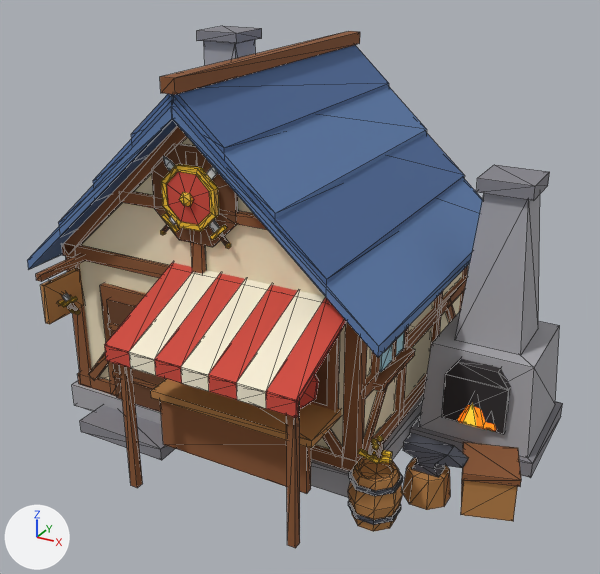
Two versions of the glTF model packages/client/public/models/weapon-shop.glb, one commit apart.
Rendered twice from a 50 mm lens placed at (5.62, -10.55, 7.45), pointed at (0.01, -0.36, 2.35). The lights are fixed; the arrows at lower left show +X, +Y and +Z. The older version comes first. Mesh edges are drawn as thin lines. Vertices at exactly the same position are counted once.

The first picture shows 'WeaponShop'.
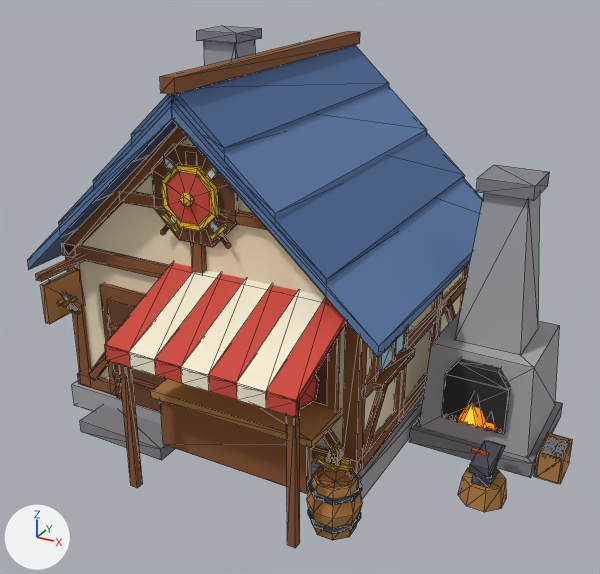
The newer file is also turned or shifted as a whole; pictures and numbers use the older file's frame.

Changed parts and their boxes [x1, y1, x2, y2] in the pictures (600 x 574 px; the box of a moved part takes in the faces that stretch with it):
'WeaponShop', reshaped
    before: [27, 26, 563, 548]
    after: [27, 26, 573, 548]
part 1 of me_weaponshopmesh, moved or reshaped
    before: [374, 448, 382, 459]
    after: [332, 456, 341, 467]
part 2 of me_weaponshopmesh, moved or reshaped
    before: [367, 442, 374, 456]
    after: [326, 451, 332, 463]
part 3 of me_weaponshopmesh, moved or reshaped
    before: [378, 440, 383, 452]
    after: [336, 449, 342, 460]
part 4 of me_weaponshopmesh, moved or reshaped
    before: [370, 455, 392, 463]
    after: [331, 462, 350, 472]
part 5 of me_weaponshopmesh, moved or reshaped
    before: [373, 443, 379, 450]
    after: [331, 451, 337, 458]
part 6 of me_weaponshopmesh, moved or reshaped
    before: [358, 448, 379, 464]
    after: [316, 456, 338, 472]
part 7 of me_weaponshopmesh, moved or reshaped
    before: [371, 439, 377, 444]
    after: [329, 447, 336, 452]
part 8 of me_weaponshopmesh, moved or reshaped
    before: [372, 450, 392, 457]
    after: [331, 458, 351, 465]
part 9 of me_weaponshopmesh, moved or reshaped
    before: [377, 436, 383, 442]
    after: [335, 443, 342, 450]
part 10 of me_weaponshopmesh, added (orange)
    after: [458, 468, 507, 512]
part 11 of me_weaponshopmesh, moved or reshaped
    before: [348, 457, 403, 532]
    after: [307, 465, 363, 541]
part 12 of me_weaponshopmesh, moved or reshaped
    before: [403, 433, 468, 478]
    after: [469, 441, 505, 488]
part 13 of me_weaponshopmesh, moved or reshaped
    before: [348, 501, 401, 525]
    after: [308, 509, 361, 534]
part 14 of me_weaponshopmesh, moved or reshaped
    before: [349, 469, 403, 496]
    after: [308, 473, 362, 505]
part 15 of me_weaponshopmesh, added
    after: [471, 448, 489, 456]
part 16 of me_weaponshopmesh, deleted (orange)
    before: [402, 458, 450, 510]
part 17 of me_weaponshopmesh, deleted (orange)
    before: [461, 480, 518, 521]
part 18 of me_weaponshopmesh, deleted (brown)
    before: [462, 442, 521, 487]
part 19 of me_weaponshopmesh, added
    after: [445, 416, 573, 484]

What changed in the scene script:
```text
Change me_weaponshopmesh:
    remove me_weaponshopmesh.from_pydata(...)  # 1366 vertices, 2182 faces; spans x -3.81..3.81, y -3.22..3.22, z 0.0..5.81
    add me_weaponshopmesh.from_pydata(...)  # 1578 vertices, 2550 faces; spans x -3.81..4.15, y -3.22..3.22, z 0.0..5.81
    me_weaponshopmesh part 1: the loose piece of 8 vertices spanning x 2.08..2.17, y -2.14..-2.04, z 1.0..1.22 is moved by (-0.4, -0.42, 0.0)
    me_weaponshopmesh part 2: the loose piece of 8 vertices spanning x 1.98..2.07, y -2.1..-2.01, z 1.01..1.22 is moved by (-0.4, -0.42, 0.0)
    me_weaponshopmesh part 3: the loose piece of 8 vertices spanning x 2.06..2.13, y -1.97..-1.91, z 1.02..1.22 is moved by (-0.4, -0.42, 0.0)
    me_weaponshopmesh part 4: the loose piece of 8 vertices spanning x 2.0..2.31, y -2.1..-2.01, z 0.93..1.07 is moved by (-0.4, -0.42, 0.0)
    me_weaponshopmesh part 5: the loose piece of 12 vertices spanning x 2.06..2.14, y -2.15..-2.07, z 1.16..1.25 is moved by (-0.4, -0.42, 0.0)
    me_weaponshopmesh part 6: the loose piece of 8 vertices spanning x 1.84..2.15, y -2.12..-2.03, z 0.93..1.06 is moved by (-0.4, -0.42, 0.0)
    me_weaponshopmesh part 7: the loose piece of 12 vertices spanning x 2.0..2.08, y -2.07..-1.99, z 1.17..1.25 is moved by (-0.4, -0.42, 0.0)
    me_weaponshopmesh part 8: the loose piece of 8 vertices spanning x 1.95..2.25, y -1.96..-1.9, z 0.96..1.04 is moved by (-0.4, -0.42, 0.0)
    me_weaponshopmesh part 9: the loose piece of 12 vertices spanning x 2.05..2.12, y -1.99..-1.91, z 1.18..1.26 is moved by (-0.4, -0.42, 0.0)
    me_weaponshopmesh part 10: a new loose piece, an 8-sided cut cone along z (radius 0.34 at the low end, 0.3 at the high end) spanning x 2.93..3.56, y -1.2..-0.57, z 0.0..0.32, in mat_wood (orange #b98045)
    me_weaponshopmesh part 11: the loose piece of 42 vertices spanning x 1.74..2.43, y -2.37..-1.69, z 0.0..0.8 is moved by (-0.4, -0.42, 0.0)
    me_weaponshopmesh part 12: the loose piece of 20 vertices spanning x 2.2..3.06, y -1.36..-1.1, z 0.45..0.85 is turned 90 degrees about the z axis through its middle, then moved by (0.62, 0.43, -0.13)
    me_weaponshopmesh part 13: the loose piece of 32 vertices spanning x 1.75..2.42, y -2.36..-1.69, z 0.16..0.23 is moved by (-0.4, -0.42, 0.0)
    me_weaponshopmesh part 14: the loose piece of 32 vertices spanning x 1.75..2.42, y -2.36..-1.69, z 0.62..0.69 is moved by (-0.4, -0.42, 0.0)
    me_weaponshopmesh part 15: a new loose piece, a box spanning x 3.036..3.276, y -0.929..-0.884, z 0.72..0.75, in mat_hotiron (orange #e0602a)
    me_weaponshopmesh part 16: the loose piece of 18 vertices spanning x 2.22..2.85, y -1.54..-0.91, z 0.0..0.45 is deleted
    me_weaponshopmesh part 17: the loose piece of 8 vertices spanning x 2.89..3.78, y -1.42..-0.54, z 0.0..0.6 is deleted
    me_weaponshopmesh part 18: the loose piece of 8 vertices spanning x 2.86..3.81, y -1.46..-0.5, z 0.6..0.7 is deleted
    me_weaponshopmesh part 19: 220 vertices added at x 2.33..4.15, y -0.1..0.52, z 0.0..0.65
    add me_weaponshopmesh.materials.append(mat_embers)  # orange #d2481e
    add me_weaponshopmesh.materials.append(mat_hotiron)  # orange #e0602a
```
